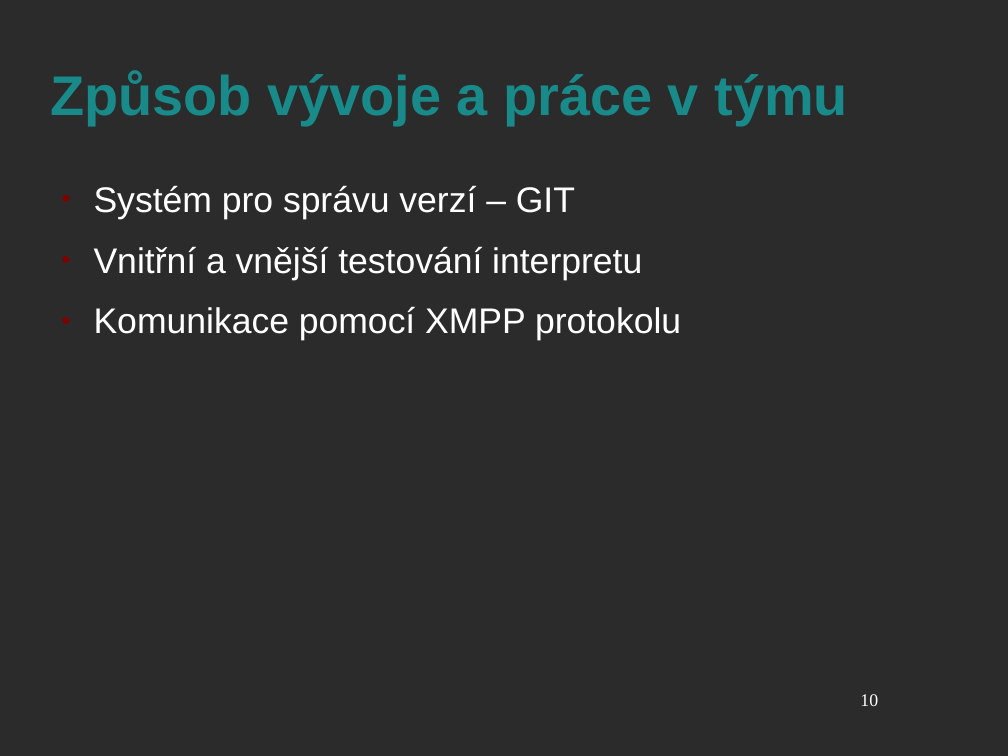
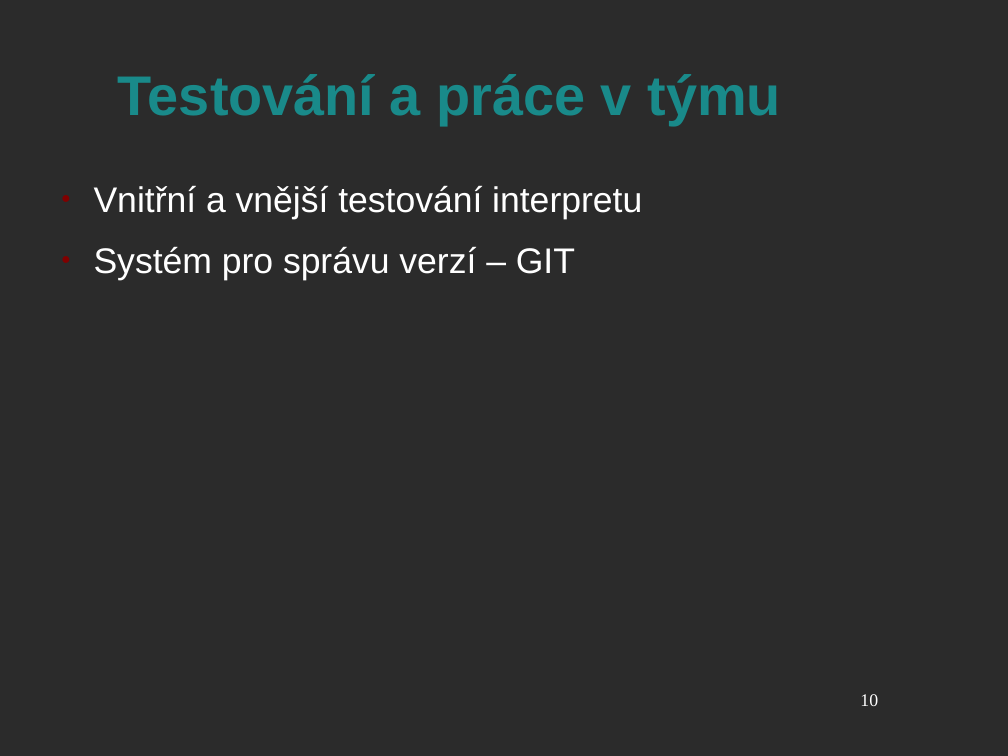
Before and after one commit to honza889/IFJ12, a slide deck: slide 10 of obhajoba/prezentace.odp. Drawn at 1008x756 pixels with LibreOffice and Linux fonts; fonts in the diff are those of the drawing; background and template pictures are left out; a plain dark background stands for a picture behind light text. Boxes give left, top, right and bottom in pixels: in the first picture for what was removed or moved away, otherwise in the second. Text is boxed around its words. In the diff, an @@ line names an element or a change of style, - is before the commit and + after.

Commit message:
FIIIIIX

```diff
--- a/obhajoba/prezentace.odp
+++ b/obhajoba/prezentace.odp
@@ title at (118, 74, 780, 125): text changed @@
-Způsob vývoje a práce v týmu
+Testování a práce v týmu
@@ text at (94, 185, 642, 219): paragraph added @@
+● Vnitřní a vnější testování interpretu
@@ text at (94, 246, 681, 341): paragraphs removed @@
-● Vnitřní a vnější testování interpretu
-● Komunikace pomocí XMPP protokolu
```
